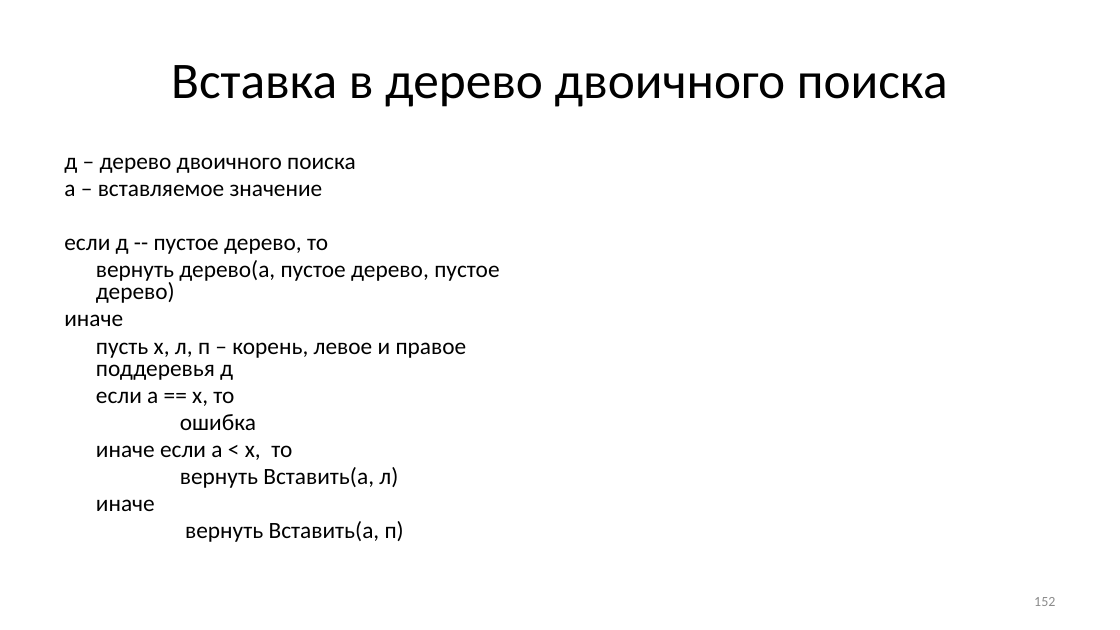
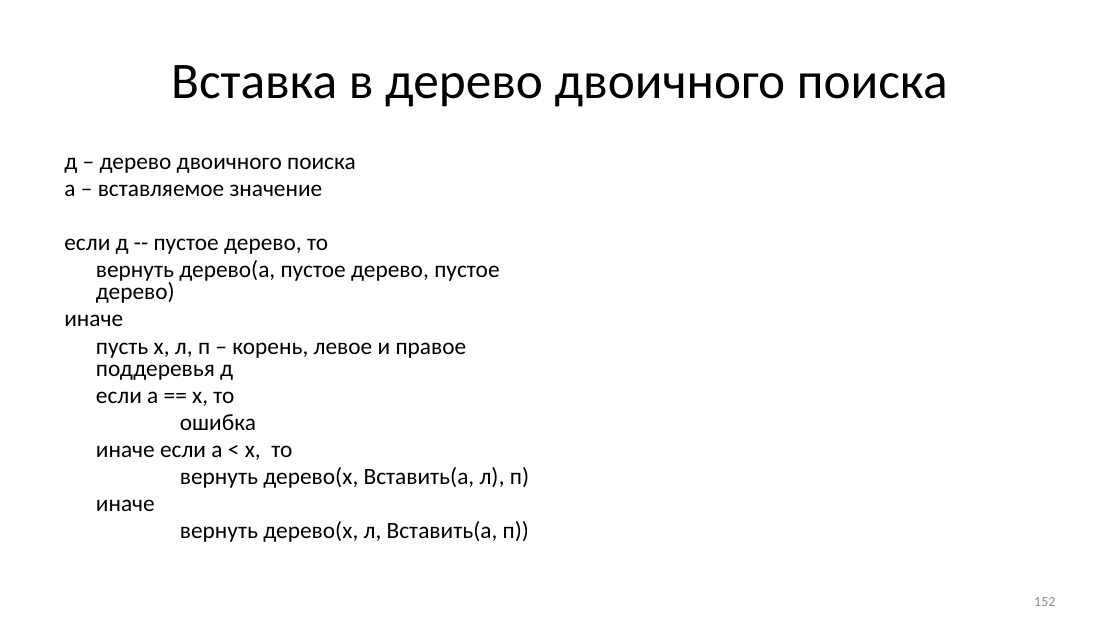
Before and after one commit to Evgueni-Petrov-aka-espetrov/Algorithms-and-Programming-in-C-pptx, a slide deck: slide 152 of 11 Деревья.pptx. Drawn at 1120x630 pixels with LibreOffice and Linux fonts; fonts in the diff are those of the drawing. Boxes give left, top, right and bottom in pixels: in the first picture for what was removed or moved away, otherwise in the second. Text is boxed around its words. In the diff, an @@ line names an element or a change of style, - is before the commit and + after.

```diff
--- a/11 Деревья.pptx
+++ b/11 Деревья.pptx
@@ text at (x1=180, y1=467, x2=529, y2=488): text changed @@
-вернуть Вставить(а, л)
+вернуть дерево(x, Вставить(а, л), п)
@@ text at (x1=180, y1=521, x2=529, y2=542): text changed @@
-вернуть Вставить(а, п)
+вернуть дерево(x, л, Вставить(а, п))
```
Also in this commit, not shown: 1 other slide changed.
